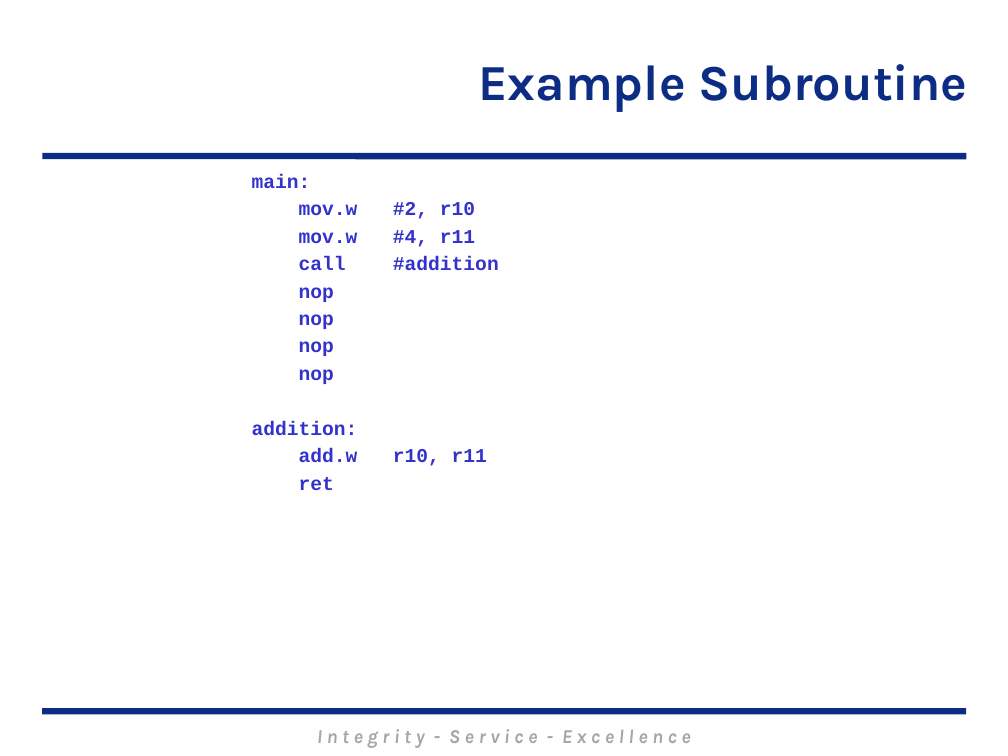
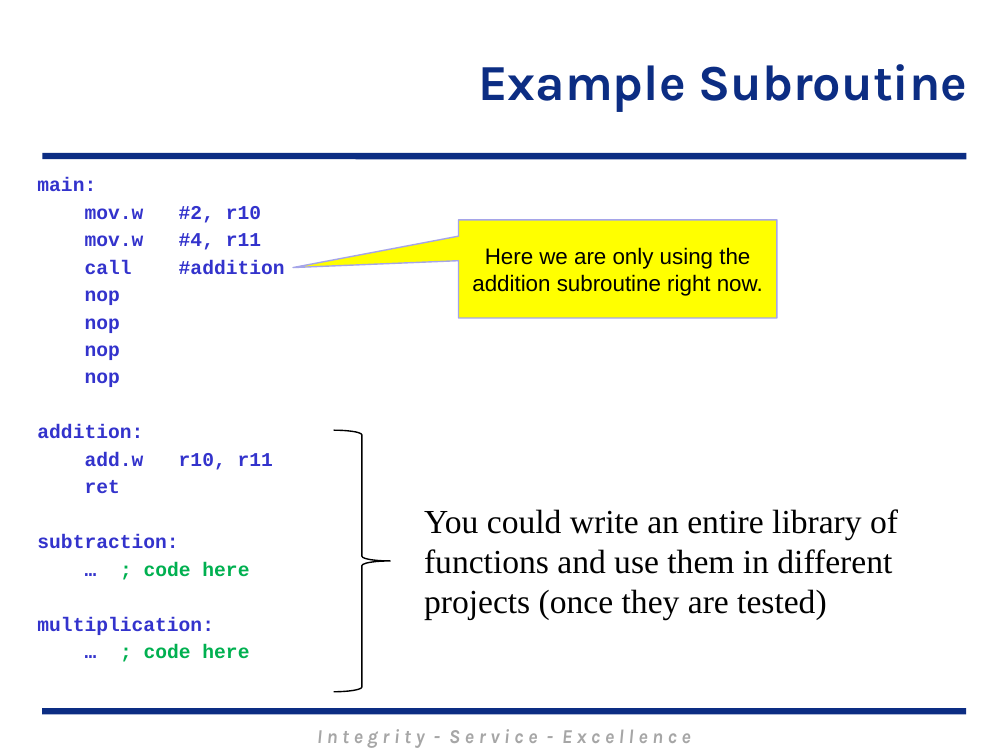
Before and after one commit to MarsUniversity/ECE382, a slide deck: slide 25 of source/lessons/lsn9-10/Lsn9-10.pptx (slide 26 before the commit). Drawn at 1008x756 pixels with LibreOffice and Linux fonts; fonts in the diff are those of the drawing; background and template pictures are left out. Boxes give left, top, right and bottom in pixels: in the first picture for what was removed or moved away, otherwise in the second. Text is boxed around its words. In the diff, an @@ line names an element or a change of style, - is before the commit and + after.

```diff
--- a/source/lessons/lsn9-10/Lsn9-10.pptx
+++ b/source/lessons/lsn9-10/Lsn9-10.pptx
@@ text "main:": place and size @@
-text "main:" at (252, 174, 487, 466)
+text "main:" at (37, 177, 273, 659)
@@ speech box added at (459, 220, 777, 318), fill #FFFF00, outline #A5A5E9 1 pt, 16 pt, text #000000 @@
+Here we are only using the addition subroutine right now.
@@ right brace added at (334, 430, 390, 691), outline #000000 1 pt @@
@@ text added at (424, 509, 898, 620), 24 pt, text #000000 @@
+You could write an entire library of functions and use them in different projects (once they are tested)
@@ text at (37, 534, 249, 659): paragraphs added @@
+subtraction:
+… ; code here
+multiplication:
+… ; code here
```
Also in this commit, not shown: 9 other slides changed, 2 slides removed, 25 other files.
